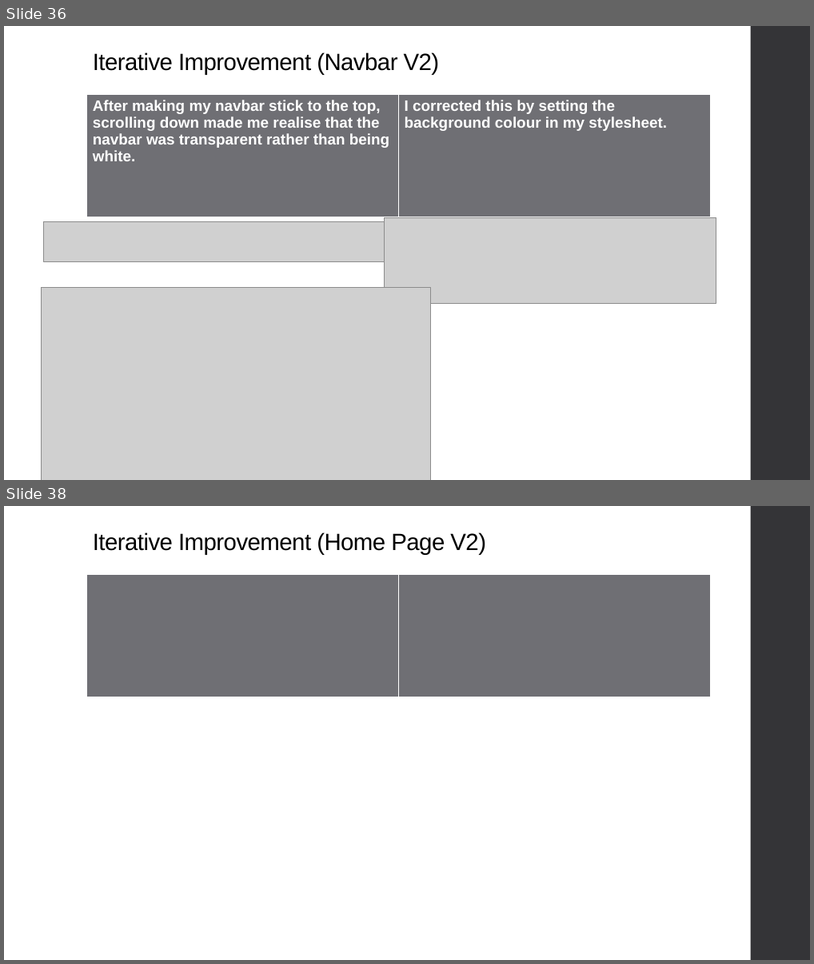
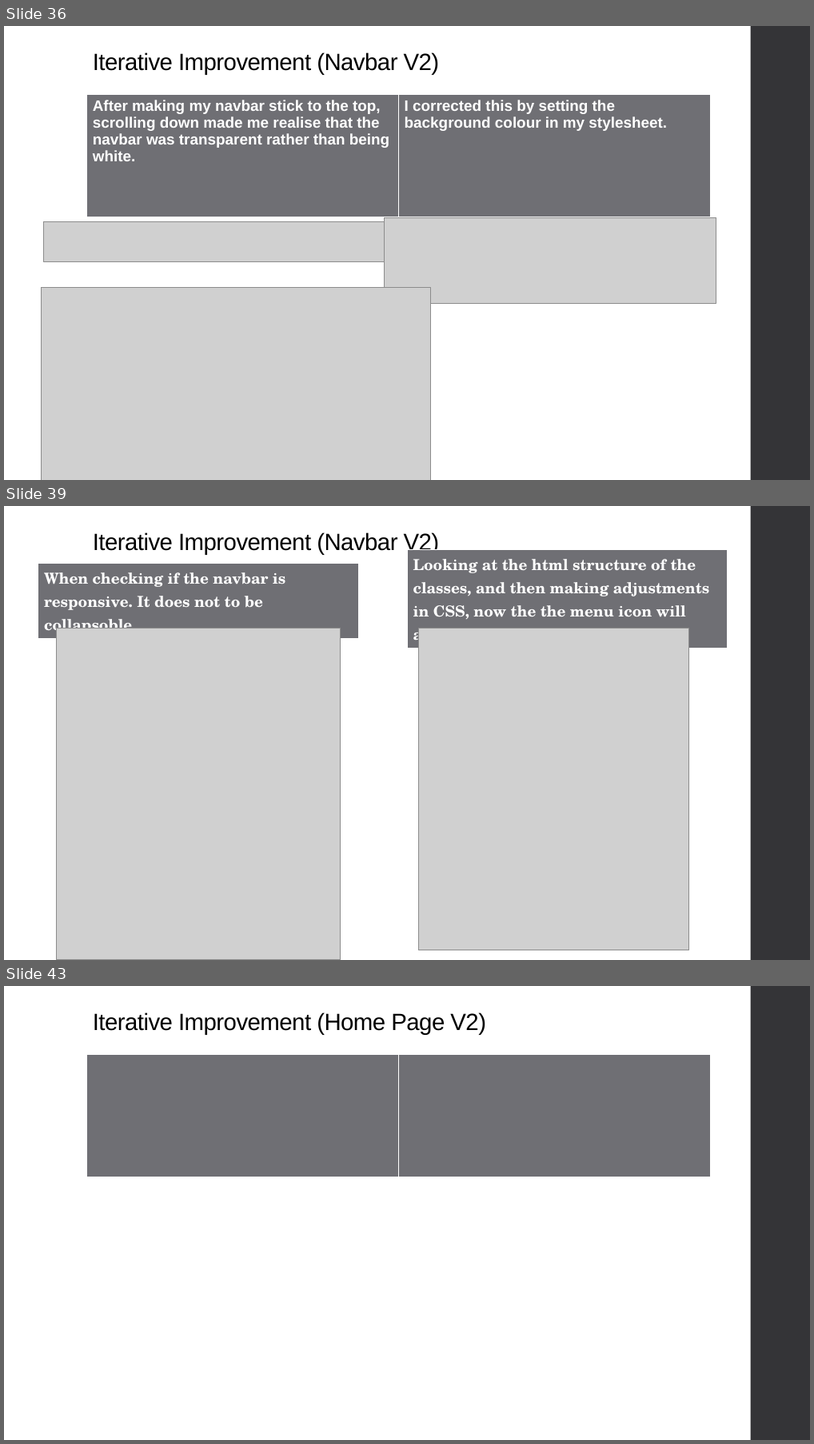
Before and after one commit to niuqaoJ-life/jollibee-fanpage, a slide deck: AS91903_91906_Evidence_Joaquin_Badenas.pptx. Shown one above the other, each under a label of ours: slides 36 and 38 before the commit, slides 36, 39 and 43 after it; the slides between them are not shown. The pictures are 814x964 and 814x1444 pixels, drawn with LibreOffice and Linux fonts; fonts in the diff are those of the drawing; grey boxes stand for pictures. Boxes give left, top, right and bottom in pixels: in the first picture for what was removed or moved away, otherwise in the second. Text is boxed around its words. In the diff, an @@ line names an element or a change of style, - is before the commit and + after.

Commit message:
Fixes Issue with Toggler Icon
Corrected problem where when screen is small, the toggler icon would not appear.

```diff
--- a/AS91903_91906_Evidence_Joaquin_Badenas.pptx
+++ b/AS91903_91906_Evidence_Joaquin_Badenas.pptx
@@ slide 39 added at [4,506,810,960], background #FFFFFF; not listed: 1 template element that a slide beside it also shows @@
@@ title added at [93,532,440,555], 28 pt, text #000000 @@
+Iterative Improvement (Navbar V2)
@@ table added at [407,549,728,649], 1 rows, 1 columns @@
+Looking at the html structure of the classes, and then making adjustments in CSS, now the the menu icon will appear.
@@ table added at [38,563,358,639], 1 rows, 1 columns @@
+When checking if the navbar is responsive. It does not to be collapsoble
@@ picture added at [56,628,340,960] @@
@@ picture added at [418,628,690,950] @@
@@ what was slide 38 is now slide 43 @@
```
Also in this commit, not shown: 1 slide changed, 4 other slides added, 1 other file.
